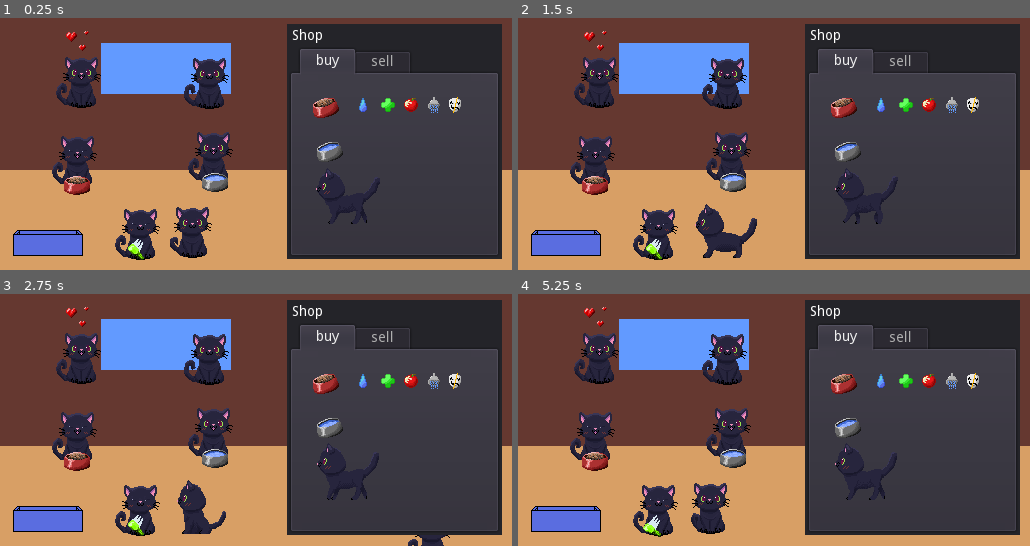
Above: before the commit, frames 1-4 (two rows, left to right).
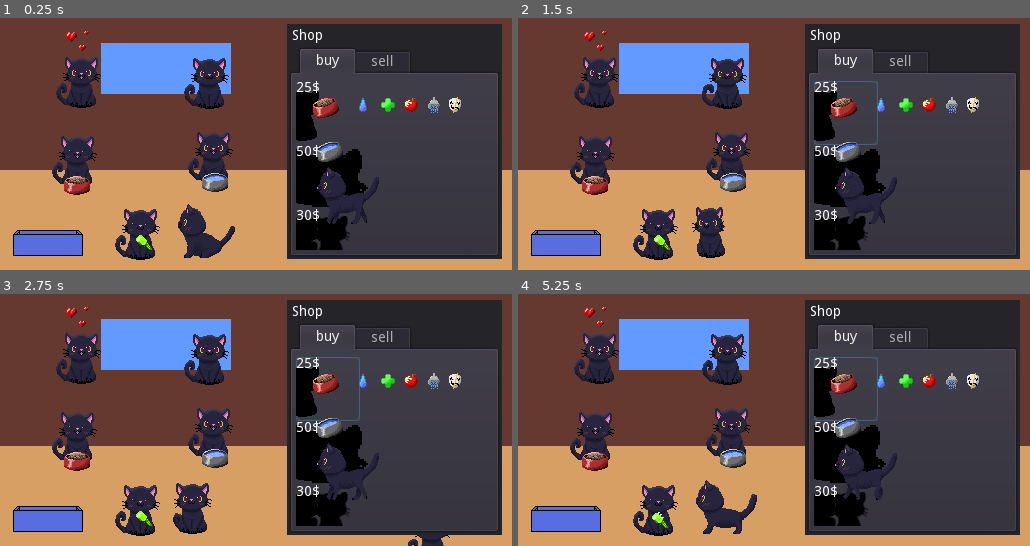
Above: after the commit, the same moments.

Repository: JawaskaTeam/il-gatto
Game: Godot game, scene res://scenes/core.tscn
Same seed, same stepped clock (60 frames per second), same inputs: the game is played once before the commit and once after it.
Inputs (mouse positions are in pixels of both pictures, inside the frame that each line leads up to):
- Up to frame 1 (0.25 s): no input
- Up to frame 2 (1.5 s): click (845, 113) at 0.52 s; click (845, 113) at 1.27 s
- Up to frame 3 (2.75 s): click (327, 389) at 2.02 s
- Up to frame 4 (5.25 s): move the mouse to (886, 404) at 2.77 s; click (886, 404) at 2.85 s; move the mouse to (671, 430) at 3.52 s; click (671, 430) at 3.6 s; move the mouse to (825, 362) at 4.27 s; click (825, 362) at 4.35 s; move the mouse to (748, 470) at 5.02 s; click (748, 470) at 5.1 s

The runs differ from the first frame. In frame 1, 5.0% of the frame differs, in the area x 25-75%, y 25-97%; in frame 2, 5.3%; in frame 3, 4.9%; in frame 4, 5.4%, in the area x 24-72%, y 25-97%.
Error before the commit: Parse Error: The identifier "Shop" isn't declared in the current scope.

Commit message:
Shock the monkey

Diff:
--- a/project.godot
+++ b/project.godot
@@ -34,6 +34,7 @@
 
 Items="*res://data/items.tscn"
 GameState="*res://data/game_state.tscn"
+Shop="*res://data/shop.tscn"
 
 [display]
 
--- a/scenes/core.tscn
+++ b/scenes/core.tscn
@@ -35,6 +35,7 @@
 position = Vector2( 235.788, 67.4481 )
 frames = ExtResource( 2 )
 animation = "idle"
+frame = 1
 playing = true
 
 [node name="cabron" type="AnimatedSprite" parent="."]
@@ -55,7 +56,7 @@
 position = Vector2( 328.959, 195.09 )
 frames = ExtResource( 2 )
 animation = "walk"
-frame = 1
+frame = 6
 playing = true
 offset = Vector2( 25.5891, -14.3145 )
 
@@ -63,6 +64,7 @@
 position = Vector2( 193.052, 231.041 )
 frames = ExtResource( 2 )
 animation = "turn"
+frame = 5
 playing = true
 offset = Vector2( 25.5891, -14.3145 )
 
@@ -70,7 +72,7 @@
 position = Vector2( 112.003, 233.16 )
 frames = ExtResource( 2 )
 animation = "brush"
-frame = 2
+frame = 5
 playing = true
 offset = Vector2( 25.5891, -14.3145 )
 
